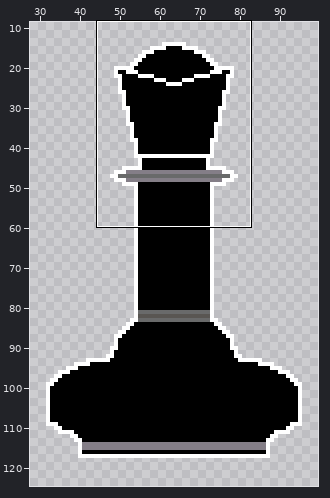
Two versions of one pixel-art file, aseprite/Queen_Black.aseprite. Above: a wide view before the commit, with the close-up outlined.
Close-up. First the earlier version:
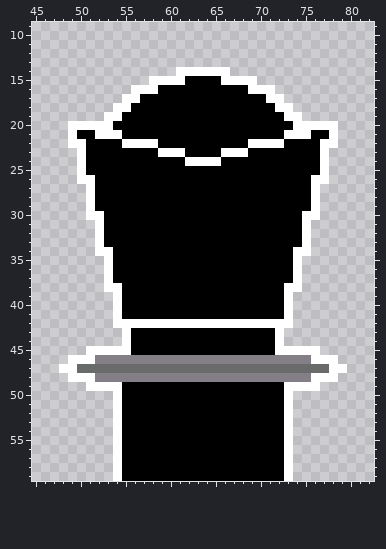
128x128 pixels, 1 frame. Shown: x 45..82, y 9..59. The wide view leaves out empty margins. The commit also changed other parts of the picture, which this record leaves out.
Now the later version:
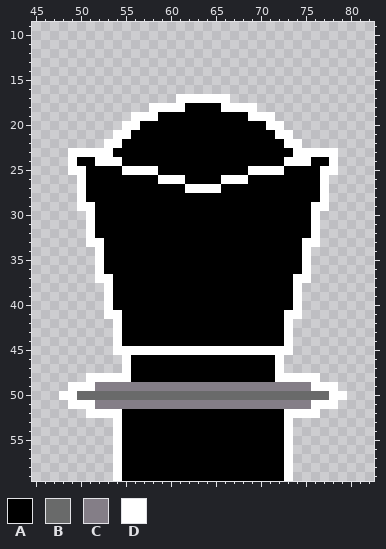
Palette (. is transparent): A #000000  B #696a6a  C #847e87  D #ffffff
The exact change:
y 14: x 61..66 DDDDDD -> ......
y 15: x 58..69 DDDDAAAADDDD -> ............
y 16: x 56..71 DDDAAAAAAAAAADDD -> ................
y 17: x 55..72 DDAAAAAAAAAAAAAADD -> ......DDDDDD......
y 18: x 54..61 DDAAAAAA -> ....DDDD; x 66..73 AAAAAADD -> DDDD....
y 19: x 53..58 DDAAAA -> ...DDD; x 69..74 AAAADD -> DDD...
y 20: x 49..56 DDDDDAAA -> ......DD; x 71..78 AAADDDDD -> DD......
y 21: x 49..53 DAADD -> .....; x 55 A -> D; x 72 A -> D; x 74..78 DDAAD -> .....
y 22: x 49..58 DDAAAADDDD -> ....DDAAAA; x 69..78 DDDDAAAADD -> AAAADD....
y 23: x 49 . -> D; x 51..53 AAA -> DDD; x 59..61 DDD -> AAA; x 66..68 DDD -> AAA; x 74..76 AAA -> DDD; x 78 . -> D
y 24: x 49..50 .D -> DA; x 52..54 AAA -> DDD; x 62..65 DDDD -> AAAA; x 73..75 AAA -> DDD; x 77..78 D. -> AD
y 25: x 49 . -> D; x 55..58 AAAA -> DDDD; x 69..72 AAAA -> DDDD; x 78 . -> D
y 26: x 51 D -> A; x 59..61 AAA -> DDD; x 66..68 AAA -> DDD; x 76 D -> A
y 27: x 50..51 .D -> DA; x 62..65 AAAA -> DDDD; x 76..77 D. -> AD
y 28: x 50..51 .D -> DA; x 76..77 D. -> AD
y 29: x 50 . -> D; x 77 . -> D
y 30: x 52 D -> A; x 75 D -> A
y 31..32: x 51..52 .D -> DA; x 75..76 D. -> AD
y 33: x 51 . -> D; x 76 . -> D
y 34: x 53 D -> A; x 74 D -> A
y 35..36: x 52..53 .D -> DA; x 74..75 D. -> AD
y 37: x 52 . -> D; x 75 . -> D
y 38: x 54 D -> A; x 73 D -> A
y 39..40: x 53..54 .D -> DA; x 73..74 D. -> AD
y 41: x 53 . -> D; x 74 . -> D
y 42: x 55..72 DDDDDDDDDDDDDDDDDD -> AAAAAAAAAAAAAAAAAA
y 43..44: x 54..55 .D -> DA; x 72..73 D. -> AD
y 45: x 51..53 DDD -> ...; x 56..71 AAAAAAAAAAAAAAAA -> DDDDDDDDDDDDDDDD; x 74..76 DDD -> ...
y 46: x 49..78 DDDCCCCCCCCCCCCCCCCCCCCCCCCDDD -> ......DAAAAAAAAAAAAAAAAD......
y 47: x 48..79 DDBBBBBBBBBBBBBBBBBBBBBBBBBBBBDD -> .......DAAAAAAAAAAAAAAAAD.......
y 48: x 49..50 DD -> ..; x 52..75 CCCCCCCCCCCCCCCCCCCCCCCC -> DDDDAAAAAAAAAAAAAAAADDDD; x 77..78 DD -> ..
y 49: x 49..50 .. -> DD; x 52..75 DDDAAAAAAAAAAAAAAAAAADDD -> CCCCCCCCCCCCCCCCCCCCCCCC; x 77..78 .. -> DD
y 50: x 48..79 ......DAAAAAAAAAAAAAAAAAAD...... -> DDBBBBBBBBBBBBBBBBBBBBBBBBBBBBDD
y 51: x 49..78 .....DAAAAAAAAAAAAAAAAAAD..... -> DDDCCCCCCCCCCCCCCCCCCCCCCCCDDD
y 52: x 51..53 ... -> DDD; x 74..76 ... -> DDD
Changed places in both close-ups, as pixel boxes (x1, y1, x2, y2):
changed: (59, 67, 347, 418)
